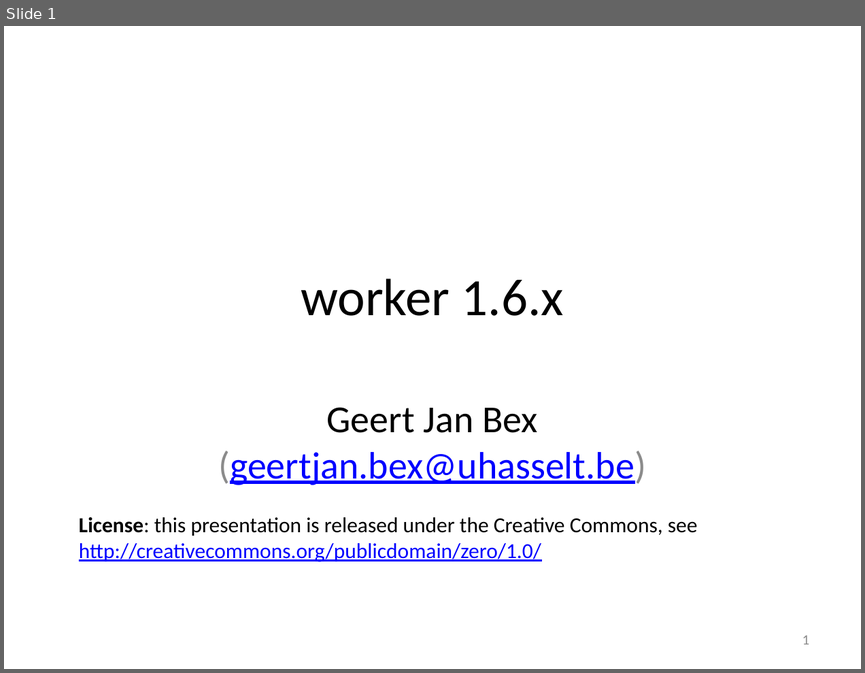
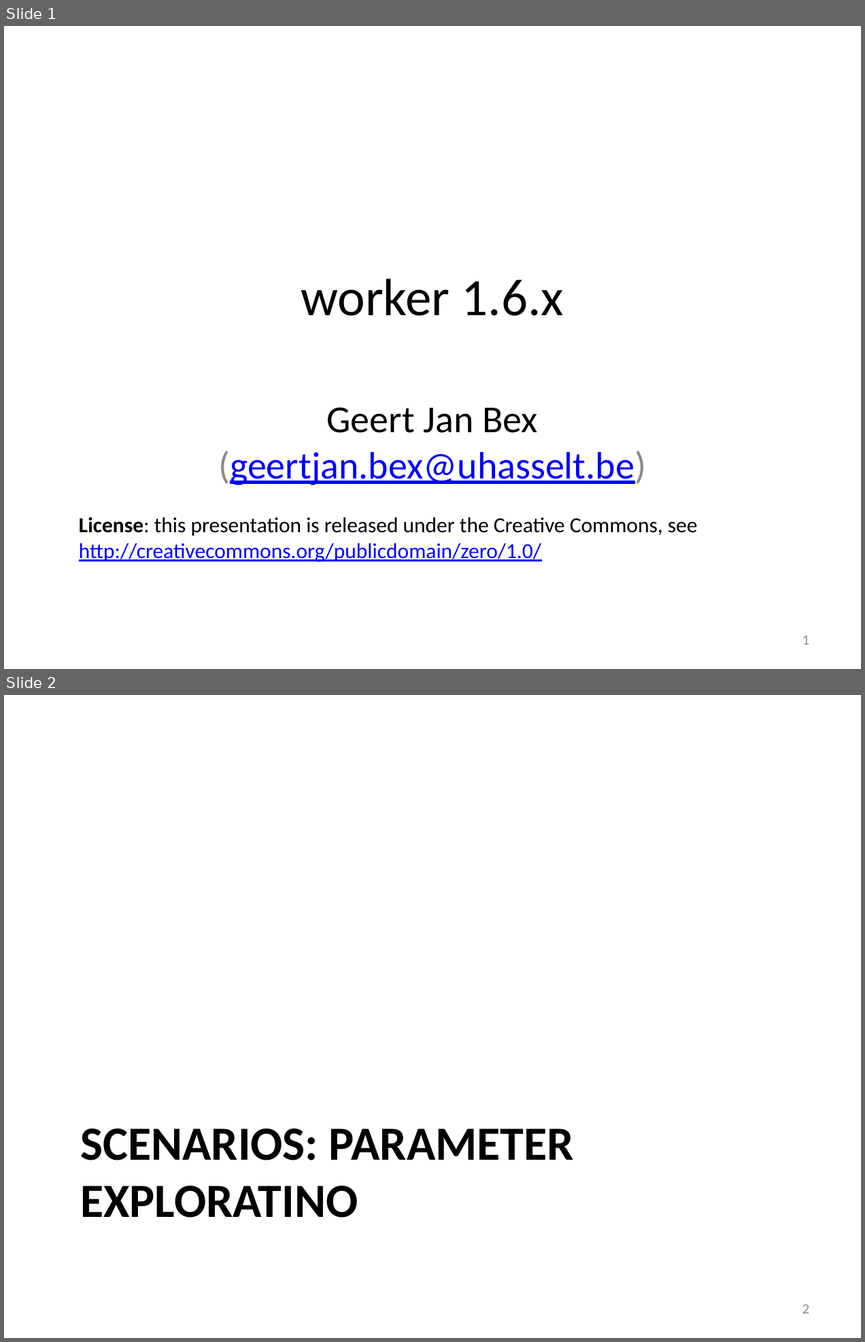
Before and after one commit to gjbex/worker, a slide deck: doc/worker.pptx. Shown one above the other, each under a label of ours: slide 1 before the commit, slides 1 and 2 after it. The pictures are 865x673 and 865x1342 pixels, drawn with LibreOffice and Linux fonts; fonts in the diff are those of the drawing. Boxes give left, top, right and bottom in pixels: in the first picture for what was removed or moved away, otherwise in the second. Text is boxed around its words. In the diff, an @@ line names an element or a change of style, - is before the commit and + after.

Commit message:
Change style of section title slides

```diff
--- a/doc/worker.pptx
+++ b/doc/worker.pptx
@@ slide 2 added at (4,695,861,1338), background #FFFFFF @@
@@ title added at (80,1128,574,1217), 40 pt, text #000000, bold @@
+SCENARIOS: PARAMETER EXPLORATINO
@@ page number added at (802,1304,810,1313), 12 pt, text #8C8C8C @@
+2
```
Also in this commit, not shown: 5 other slides added, 6 slides removed.
